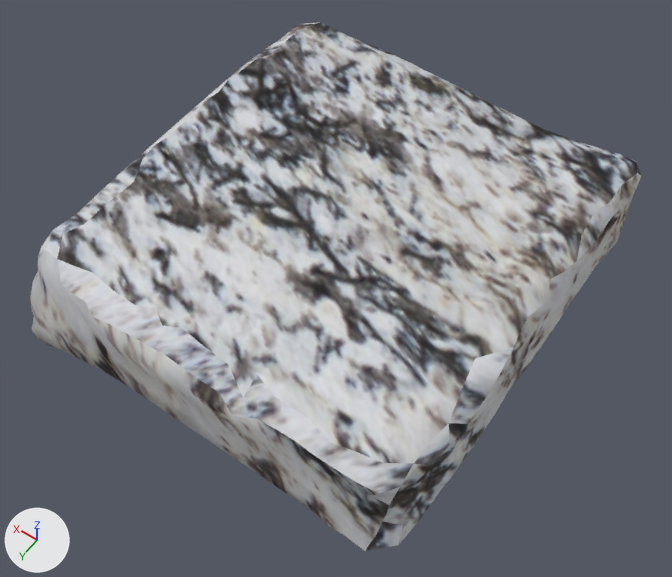
The OBJ model assets/Nieve/plataforma_2.obj as it was, and as the next commit left it.
Both versions are drawn from a 50 mm lens placed at (-1.67, 2.43, 3.37), pointed at (-0.09, 0.21, -0.12). Arrows for +X, +Y and +Z are at lower left; the lights stay in place. Where no turn or scale is listed for an object, it has been applied to the vertices.

Names of what the first picture shows: 'plataforma_2'.
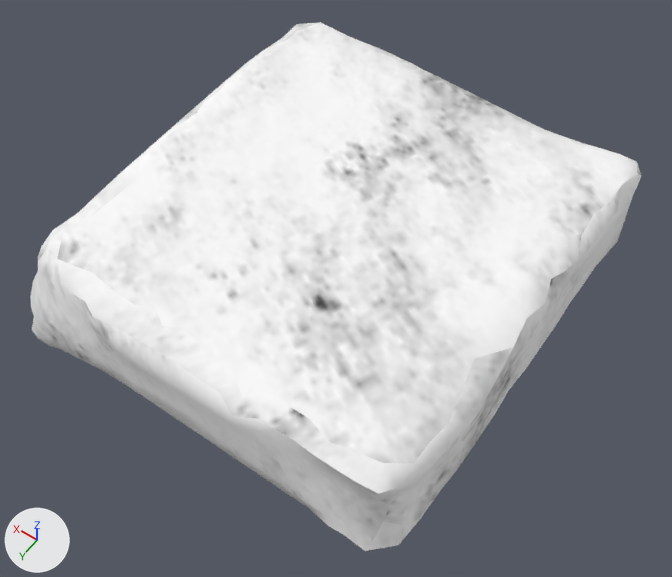
The newer file is also turned or shifted as a whole; pictures and numbers use the older file's frame.

Changed parts and their boxes (x1, y1, x2, y2) in the pictures (672 x 577 px):
'plataforma_2', recoloured (grey to white): (30, 22, 641, 551) in both

Diff of the bpy script that builds the scene:
```diff
--- a/assets/Nieve/plataforma_2.obj.py
+++ b/assets/Nieve/plataforma_2.obj.py
@@ img_nievebase1_specular_png @@
+img_nievebase1_specular_png = load_image('nieveBase1_Specular.png', 'nieveBase1_Specular.png', 508, 339, 'sRGB')
@@ mat_plataforma_2_wire_143224087 @@
+mat_plataforma_2_wire_143224087 = principled_material('plataforma_2_wire_143224087')
+mat_plataforma_2_wire_143224087.texture = img_nievebase1_specular_png
+mat_plataforma_2_wire_143224087.roughness = 0.9
@@ me_plataforma_2 @@
 me_plataforma_2.from_pydata(...)  # 673 vertices, 1342 faces; spans x -1.04..1.01, y -1.07..1.19, z -0.29..0.31
-me_plataforma_2.materials.append(mat_material__28)  # picture img_nieve_base_jpg
+me_plataforma_2.materials.append(mat_plataforma_2_wire_143224087)  # picture img_nievebase1_specular_png
```
